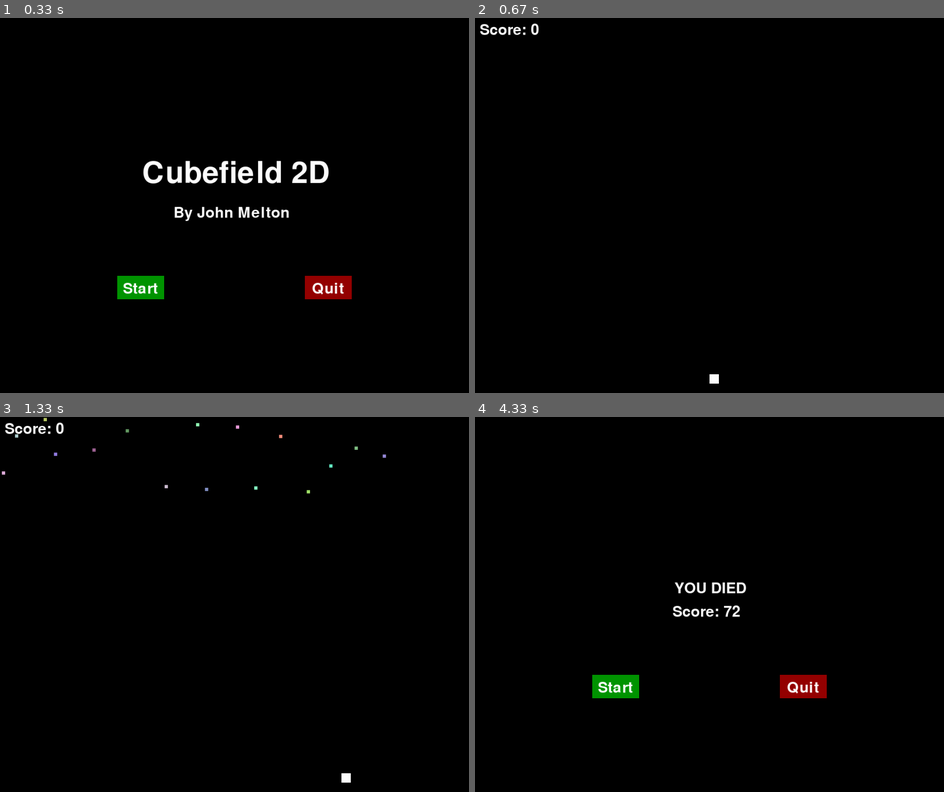
Above: before the commit, frames 1-4 (two rows, left to right).
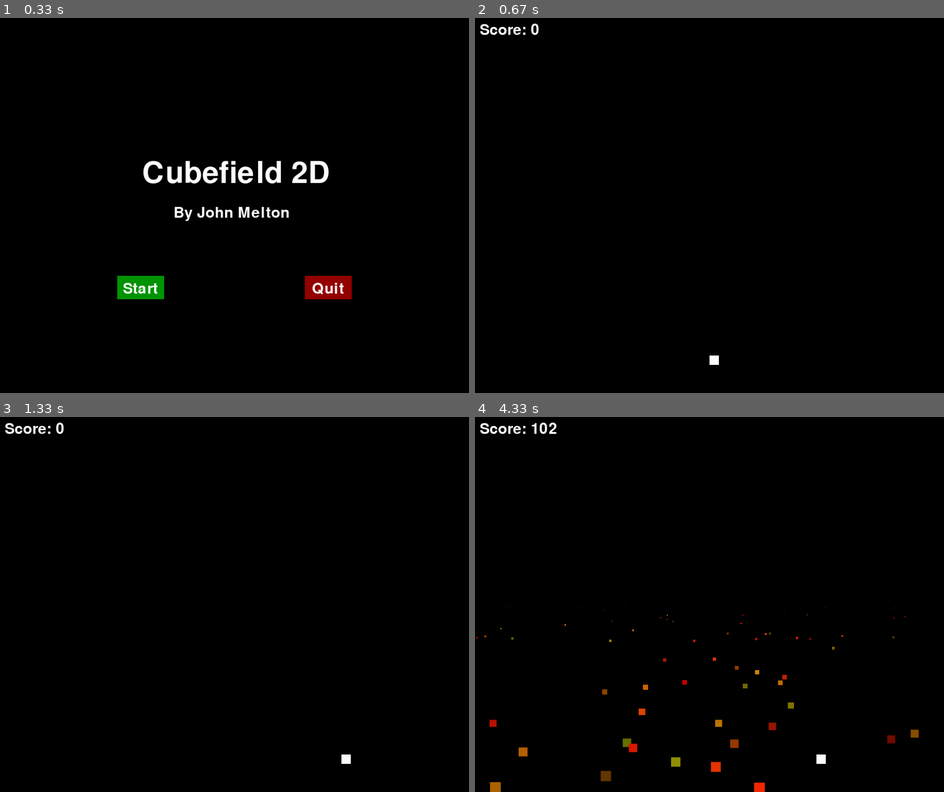
Above: after the commit, the same moments.

Repository: JohnsCodeGit/Pygame-CubeField
Game: pygame game, started from blocky.py
Same seed, same stepped clock (60 frames per second), same inputs: the game is played once before the commit and once after it.
Inputs (mouse positions are in pixels of both pictures, inside the frame that each line leads up to):
- Up to frame 1 (0.33 s): no input
- Up to frame 2 (0.67 s): click "Start" at 0.38 s
- Up to frame 3 (1.33 s): hold Right 0.67-1.13 s; move the mouse to (215, 503) at 0.7 s; hold Right from 1.17 s (still down)
- Up to frame 4 (4.33 s): release Right at 1.63 s; hold Left 1.67-2.2 s; hold Left 2.23-2.63 s; hold Right 2.67-3.3 s; hold Left 3.33-3.8 s; hold Right 3.83-4.3 s

Frame 1 is identical in both runs. In frame 2, 0.1% of the frame differs, in the area x 50-52%, y 90-98%; in frame 3, 0.2%; in frame 4, 2.9%, in the area x 0-95%, y 1-100%.

Commit message:
Updated Cube Generation

Diff:
--- a/Obstacle.py
+++ b/Obstacle.py
@@ -5,9 +5,9 @@
     x_pos = 0
     y_pos = 0
     ID = 0
-    color = (255, 255, 255)
+    color = None
     def __init__(self, WIDTH):
-        self.size = 1
+        self.size = 2
         self.x_pos = random.randint(0, WIDTH-25)
         self.y_pos = random.randint(-800, -100)
-        self.color = (random.randint(100, 255), random.randint(100, 255), random.randint(100, 255))
+        self.color = (random.randint(100, 255), random.randint(0, 150), random.randint(0, 0))
--- a/Player.py
+++ b/Player.py
@@ -1,5 +1,4 @@
 class Player:
-
     def __init__(self ):
         self.positionX = WIDTH / 2
         self.positionY = HEIGHT - 2 * player_size
--- a/blocky.py
+++ b/blocky.py
@@ -21,7 +21,7 @@
 WHITE = (255, 255, 255)
 BLACK = (0, 0, 0)
 
-CUBE_COUNT = 60
+CUBE_COUNT = 80
 player_size = 20
 
 #Game state
@@ -31,7 +31,7 @@
 
 clock = pygame.time.Clock()
 
-player_pos = [WIDTH/2, HEIGHT - 2 * player_size]
+player_pos = [WIDTH/2, HEIGHT - 4 * player_size]
 score = 0
 pygame.font.init()
 
@@ -76,29 +76,31 @@
         block_bottom_side = block_top_side + c_size
 
         #Block is to the left of the player and top of block is higher than player's top
-        if(block_left_side <= player_left_side and block_right_side >= player_left_side
-        and block_top_side <= player_top_side and block_bottom_side >= player_top_side and block_top_side <= player_bottom_side):
+        if ((block_left_side <= player_left_side and block_right_side >= player_left_side
+        and block_top_side <= player_top_side and block_bottom_side >= player_top_side and block_top_side <= player_bottom_side)
+
+        #Block is to the right of the player and top of block is higher than player's top
+        or (block_left_side <= player_right_side and block_right_side >= player_right_side
+        and block_top_side >= player_top_side and block_bottom_side >= player_top_side and block_top_side <= player_bottom_side)
+
+        #Block is to the left of the player and top of block is lower than player's top
+        or (block_left_side <= player_left_side and block_right_side >= player_left_side
+        and block_top_side >= player_top_side and block_bottom_side >= player_top_side and block_top_side <= player_bottom_side)
+
+        #Block is to the right of the player and top of block is lower than player's top
+        or (block_left_side <= player_right_side and block_right_side >= player_right_side
+        and block_top_side <= player_top_side and block_bottom_side >= player_top_side and block_top_side <= player_bottom_side)
+
+        #BLOCK IN PLAYER
+        or (block_left_side >= player_left_side and block_right_side <= player_right_side
+        and block_top_side >= player_top_side and block_bottom_side >= player_top_side and block_top_side <= player_bottom_side)
+
+        #BLOCK IN PLAYER
+        or (block_left_side >= player_left_side and block_right_side <= player_right_side
+        and block_top_side >= player_top_side and block_bottom_side >= player_top_side and block_top_side <= player_bottom_side)):
+
             G_OVER = end_game(G_OVER)
-        #Block is to the right of the player and top of block is higher than player's top
-        elif(block_left_side <= player_right_side and block_right_side >= player_right_side
-        and block_top_side >= player_top_side and block_bottom_side >= player_top_side and block_top_side <= player_bottom_side):
-            G_OVER = end_game(G_OVER)
-        #Block is to the left of the player and top of block is lower than player's top
-        elif(block_left_side <= player_left_side and block_right_side >= player_left_side
-        and block_top_side >= player_top_side and block_bottom_side >= player_top_side and block_top_side <= player_bottom_side):
-            G_OVER = end_game(G_OVER)
-        #Block is to the right of the player and top of block is lower than player's top
-        elif(block_left_side <= player_right_side and block_right_side >= player_right_side
-        and block_top_side <= player_top_side and block_bottom_side >= player_top_side and block_top_side <= player_bottom_side):
-            G_OVER = end_game(G_OVER)
-        #BLOCK IN PLAYER
-        elif(block_left_side >= player_left_side and block_right_side <= player_right_side
-        and block_top_side >= player_top_side and block_bottom_side >= player_top_side and block_top_side <= player_bottom_side):
-            G_OVER = end_game(G_OVER)
-        #BLOCK IN PLAYER
-        elif(block_left_side >= player_left_side and block_right_side <= player_right_side
-        and block_top_side >= player_top_side and block_bottom_side >= player_top_side and block_top_side <= player_bottom_side):
-            G_OVER = end_game(G_OVER)
+
         return G_OVER
 
 
@@ -126,11 +128,16 @@
                 score += 1
 
             if cube_list[x].y_pos < HEIGHT:
-                cube_list[x].y_pos += 5
-
-                # 80 = max size
-                if cube_list[x].size < 80:
-                    cube_list[x].size += ((1 * (cube_list[x].y_pos % 2)) / cube_list[x].size) * 1.1
+
+                if(cube_list[x].y_pos < HEIGHT / 2):
+                    cube_list[x].size = 1
+                    cube_list[x].y_pos += 5
+
+                else:
+                    cube_list[x].y_pos += 5 * (cube_list[x].size * .1) # acceleration
+
+                    if cube_list[x].size < 80:
+                        cube_list[x].size += (cube_list[x].size) * .03 # = scaling factor
 
             else:
                 cube_list.pop(x)
@@ -189,16 +196,19 @@
 
 
     screen.fill(BLACK)
-
+    #Move the enemies
     make_enemy(enemy_list, WIDTH)
     update_list(enemy_list, len(enemy_list), WIDTH)
     draw_enemies(enemy_list)
     result = move_enemy(enemy_list, score, state)
+
     score = result[0]
     state = result[1]
+
+    pygame.draw.rect(screen, WHITE, (player_pos[0], player_pos[1], player_size, player_size), 0)
+    pygame.draw.rect(screen, BLACK, (0, 0, WIDTH, HEIGHT / 2), 0)
     show_score(textX, textY)
 
-    pygame.draw.rect(screen, WHITE, (player_pos[0], player_pos[1], player_size, player_size), 0)
     pygame.display.update()
     if state == 2:
         enemy_list.clear()
@@ -252,15 +262,17 @@
             exit()
         if event.type == pygame.MOUSEBUTTONUP and event.button == 1:
             get_click = True
+
+    #Start Menu
     if state == 0:
         score = 0
         state = start_screen(state)
-
+    #Game
     elif state == 1:
         result = run_game(state, score)
         state = result[0]
         score = result[1]
-
+    #Death Menu
     elif state == 2:
         result = dead_player(state, score)
         state = result[0]
